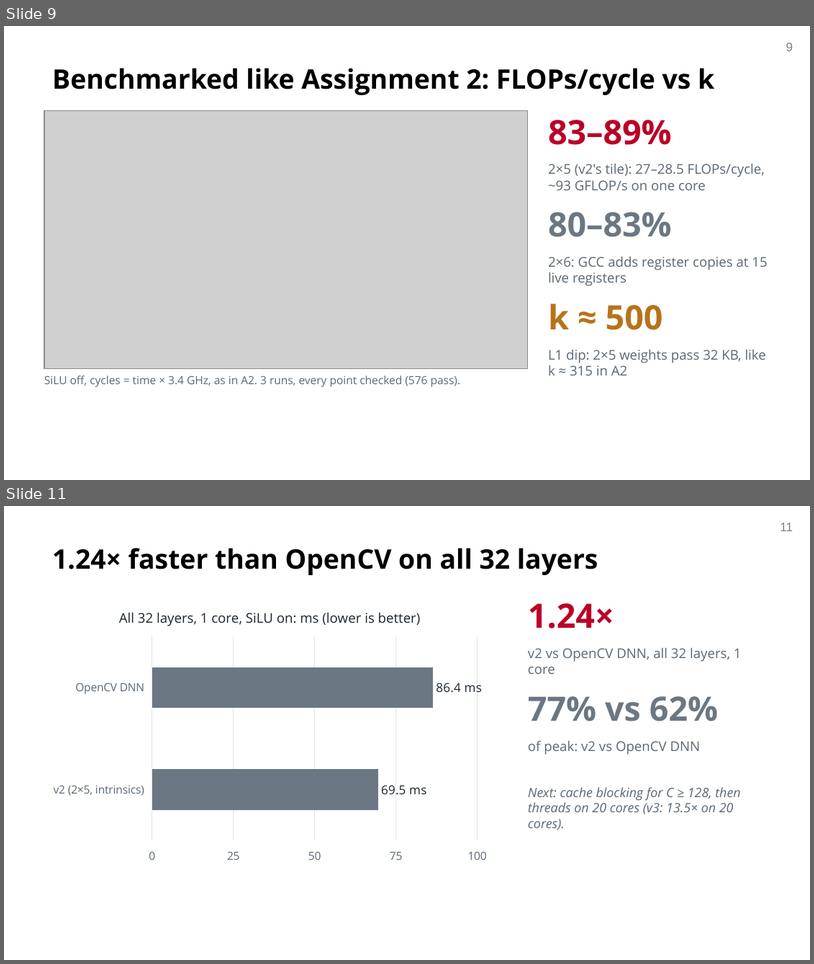
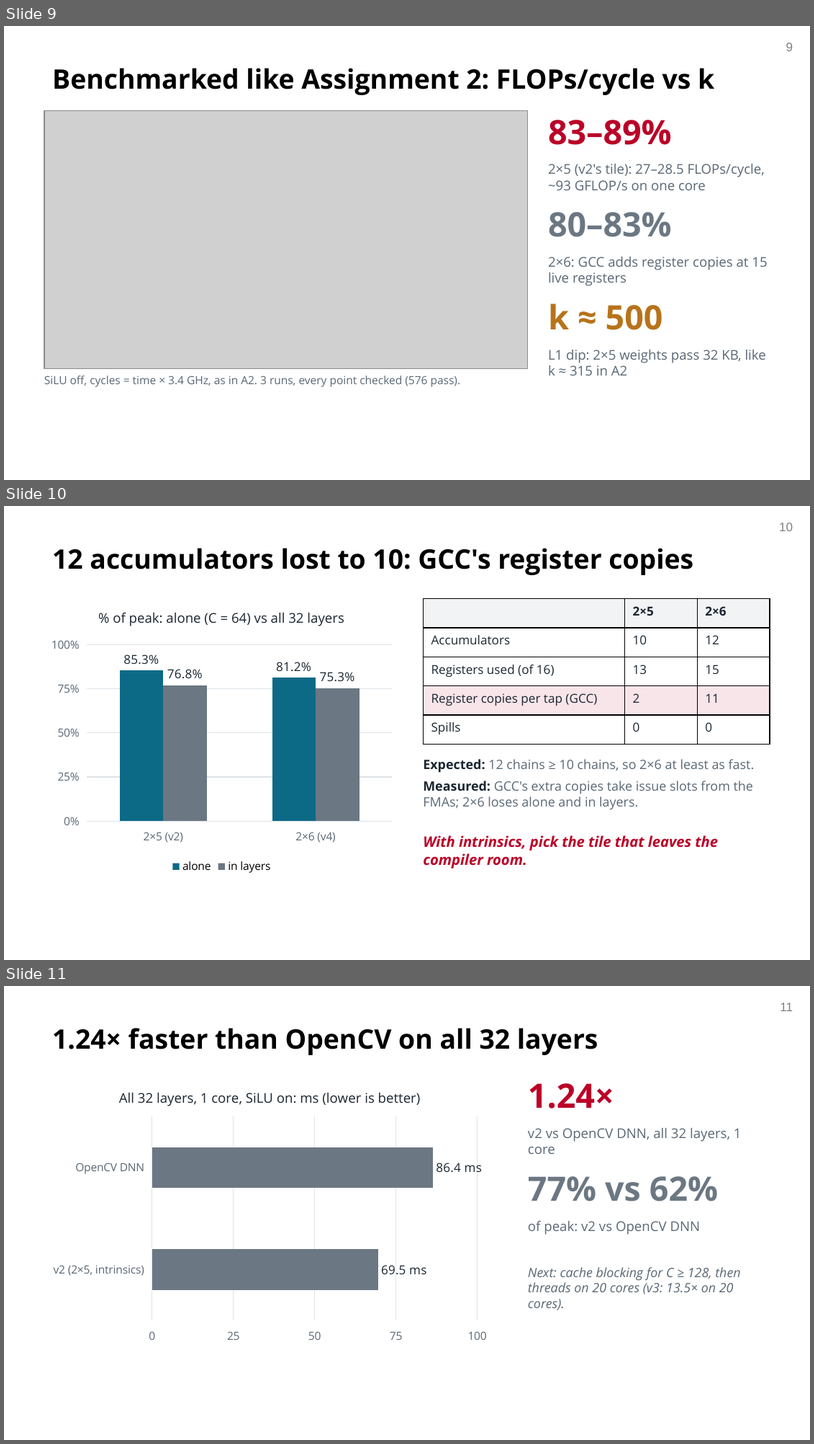
Before and after one commit to OTANK10/fast-yolov8-broadwell, a slide deck: docs/milestone/om/slides/om_mid_presentation_cmu.pptx. Shown one above the other, each under a label of ours: slides 9 and 11 before the commit, slides 9, 10 and 11 after it; the slides between them are not shown. The pictures are 814x964 and 814x1444 pixels, drawn with LibreOffice and Linux fonts; fonts in the diff are those of the drawing; grey boxes stand for pictures; background and template pictures are left out. Boxes give left, top, right and bottom in pixels: in the first picture for what was removed or moved away, otherwise in the second. Text is boxed around its words. In the diff, an @@ line names an element or a change of style, - is before the commit and + after.

```diff
--- a/docs/milestone/om/slides/om_mid_presentation_cmu.pptx
+++ b/docs/milestone/om/slides/om_mid_presentation_cmu.pptx
@@ slide 10 added at (x1=4, y1=506, x2=810, y2=960), background #FFFFFF; not listed: 1 template element that a slide beside it also shows @@
@@ title added at (x1=52, y1=548, x2=694, y2=575), 24 pt, text #000000, bold @@
+12 accumulators lost to 10: GCC's register copies
@@ column chart added at (x1=44, y1=595, x2=399, y2=877) @@
+title "% of peak: alone (C = 64) vs all 32 layers"
+categories: 2×5 (v2), 2×6 (v4)
+alone: 85.3, 81.2
+in layers: 76.8, 75.3
@@ table added at (x1=423, y1=599, x2=770, y2=744), 5 rows, 3 columns @@
+ | 2×5 | 2×6
+Accumulators | 10 | 12
+Registers used (of 16) | 13 | 15
+Register copies per tap (GCC) | 2 | 11
+Spills | 0 | 0
@@ text added at (x1=423, y1=759, x2=755, y2=810), 11.5 pt, text #5A6875 @@
+Expected: 12 chains ≥ 10 chains, so 2×6 at least as fast.
+Measured: GCC's extra copies take issue slots from the FMAs; 2×6 loses alone and in layers.
@@ text added at (x1=423, y1=835, x2=718, y2=868), 13 pt, text #BB0027, bold, italic @@
+With intrinsics, pick the tile that leaves the compiler room.
```
Also in this commit, not shown: 1 slide removed, 1 other file.
